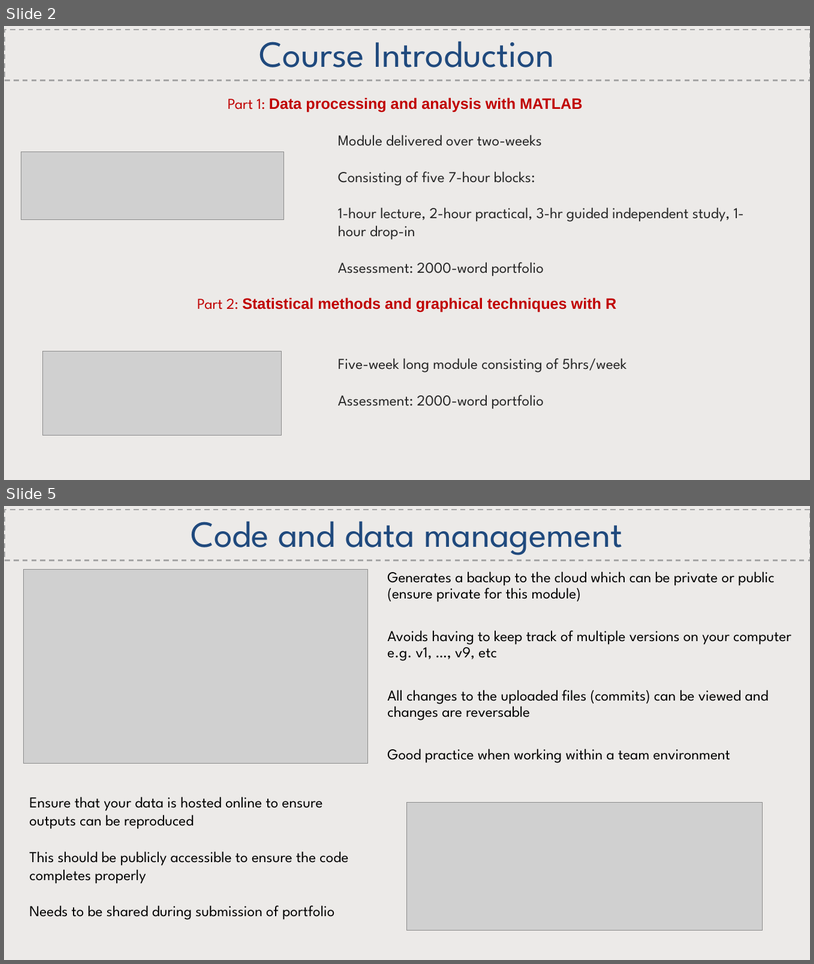
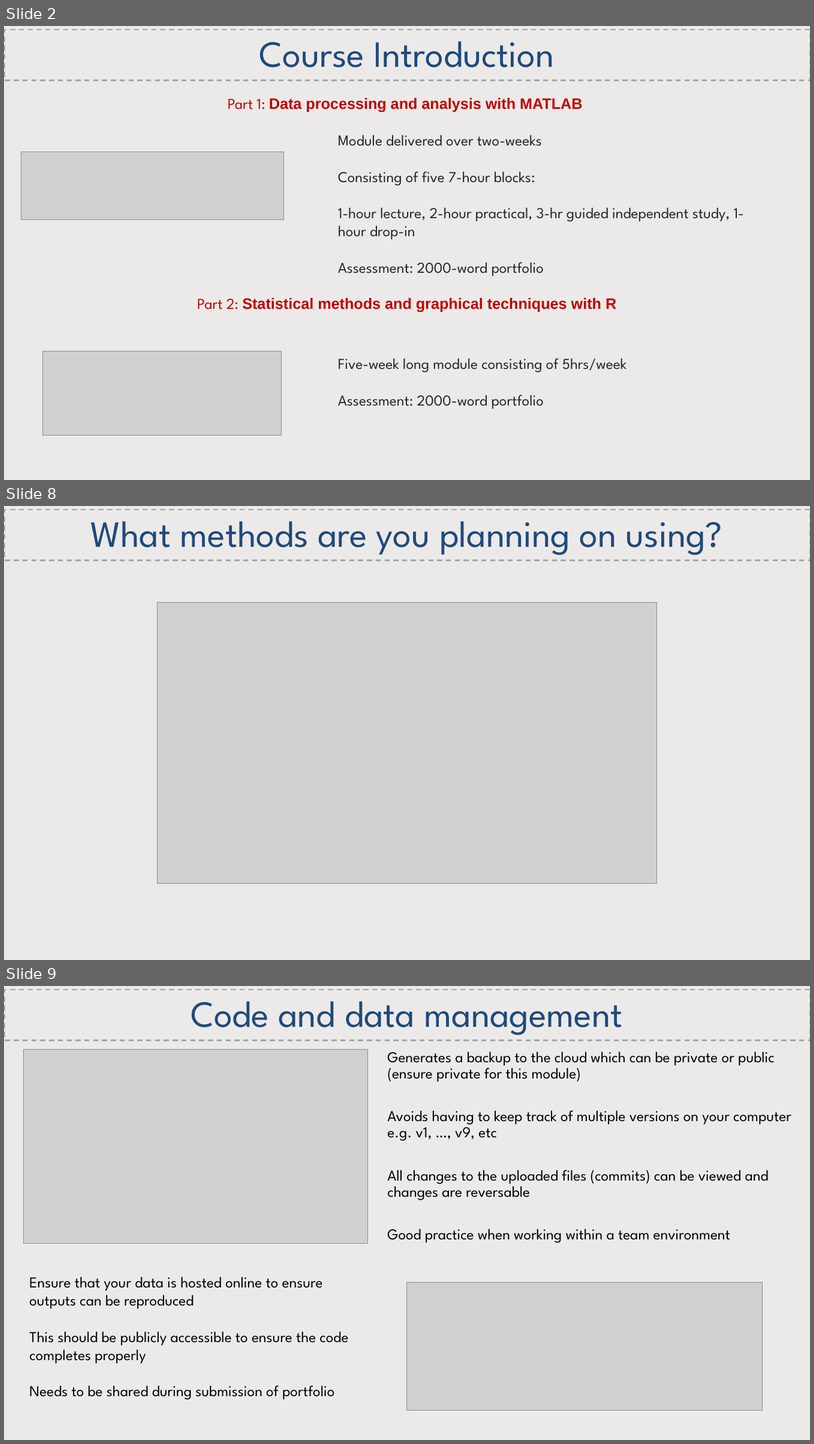
Before and after one commit to CatchmentSci/GEO8026, a slide deck: Block 01/slides/GEO8026_202122_Lecture1.pptx. Shown one above the other, each under a label of ours: slides 2 and 5 before the commit, slides 2, 8 and 9 after it; the slides between them are not shown. The pictures are 814x964 and 814x1444 pixels, drawn with LibreOffice and Linux fonts; fonts in the diff are those of the drawing; grey boxes stand for pictures. Boxes give left, top, right and bottom in pixels: in the first picture for what was removed or moved away, otherwise in the second. Text is boxed around its words. In the diff, an @@ line names an element or a change of style, - is before the commit and + after.

```diff
--- a/Block 01/slides/GEO8026_202122_Lecture1.pptx
+++ b/Block 01/slides/GEO8026_202122_Lecture1.pptx
@@ slide 8 added at <box>4,506,810,960</box>, background #FFFFFF @@
@@ rectangle added at <box>4,506,810,960</box>, fill #82766A at 15% opacity @@
@@ rectangle added at <box>5,510,810,561</box>, outline #A6A6A6 1.5 pt dashed, 44 pt, text #1F497D @@
+What methods are you planning on using?
@@ picture added at <box>157,602,657,883</box> @@
@@ what was slide 5 is now slide 9 @@
```
Also in this commit, not shown: 2 slides changed, 3 other slides added, 15 other files.
